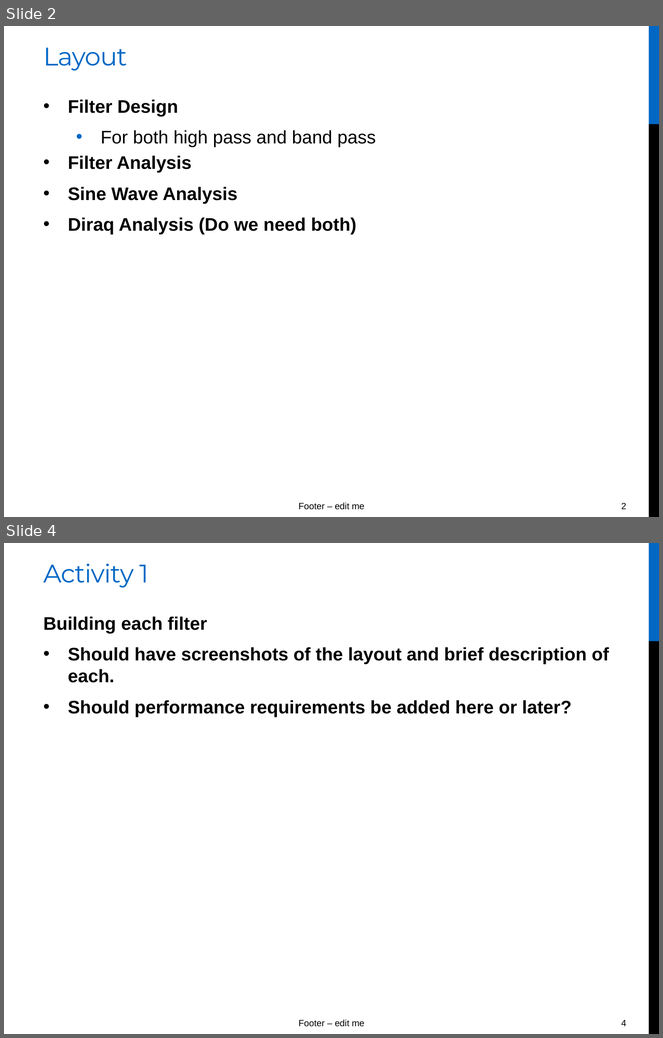
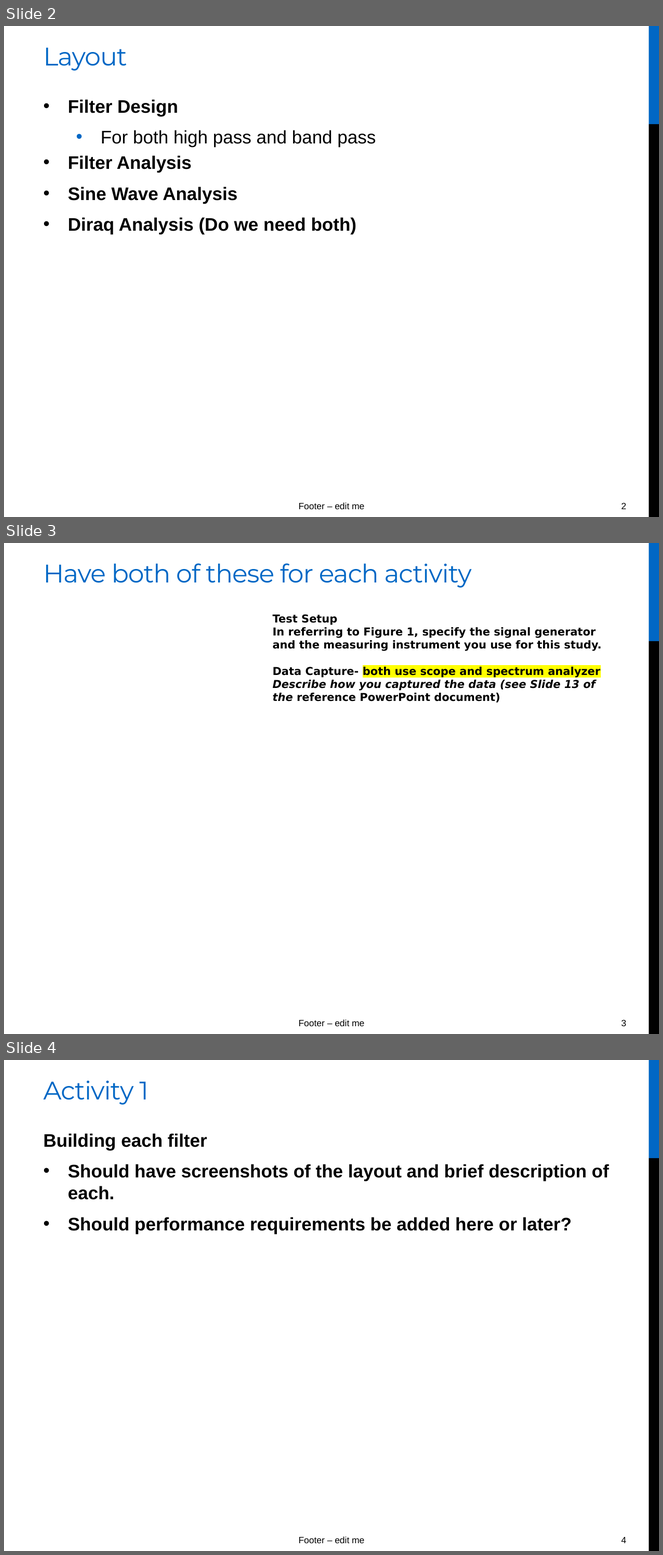
Before and after one commit to ChadwickyN/DSP_Project, a slide deck: FINAl_PRESENTATION.pptx. Shown one above the other, each under a label of ours: slides 2 and 4 before the commit, slides 2, 3 and 4 after it; the slides between them are not shown. The pictures are 663x1038 and 663x1555 pixels, drawn with LibreOffice and Linux fonts; fonts in the diff are those of the drawing. Boxes give left, top, right and bottom in pixels: in the first picture for what was removed or moved away, otherwise in the second. Text is boxed around its words. In the diff, an @@ line names an element or a change of style, - is before the commit and + after.

```diff
--- a/FINAl_PRESENTATION.pptx
+++ b/FINAl_PRESENTATION.pptx
@@ slide 3 added at box(4, 543, 659, 1034), background #FFFFFF; not listed: 4 template elements that a slide beside it also shows @@
@@ title added at box(44, 563, 472, 588), 28 pt, text #0067C5 @@
+Have both of these for each activity
@@ text added at box(273, 614, 601, 703), 12 pt, text #000000, bold @@
+              Test Setup
+In referring to Figure 1, specify the signal generator and the measuring instrument you use for this study.
+Data Capture- both use scope and spectrum analyzer
+Describe how you captured the data (see Slide 13 of the reference PowerPoint document)
```
Also in this commit, not shown: 1 slide removed.
